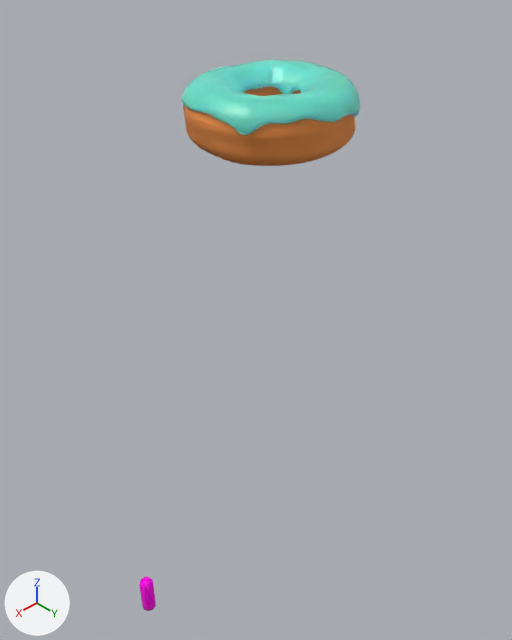
One commit to the Blender file donut project/New_Donut.blend: the scene before it, then after it.
Before and after are seen from a 50 mm camera at (0.418, 0.414, 0.208) aimed at (0.157, 0.146, -0.039). The axes (+X, +Y, +Z) are drawn at lower left. The lights are the same throughout.

The first picture shows 'Iceing', 'dounut', 'sprinkle'.
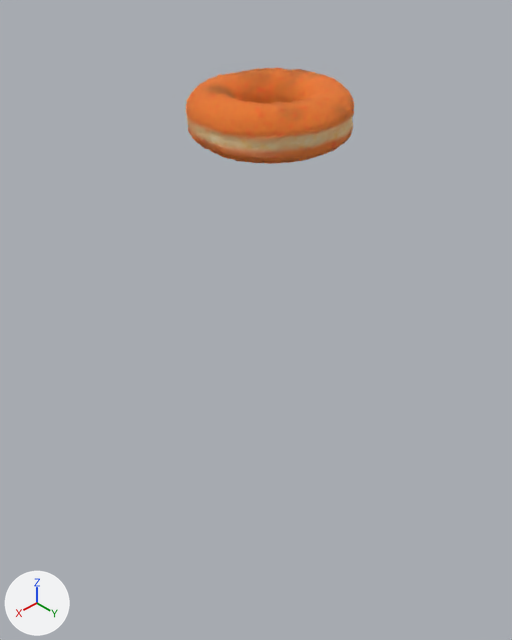
What changed in the scene script:
```text
Add img_donut_texture:
    img_donut_texture = load_image('donut texture', 'donut texture.png', 2024, 1024, 'sRGB')
Change mat_material_003:
    remove # nodes: BsdfPrincipled, OutputMaterial
    remove # colours: orange #e78c42
    nodes: BsdfPrincipled, Displacement, Mix x3, OutputMaterial, TexCoord, TexImage, TexNoise x2, ValToRGB
    colours: black #000000, white #ffffff, brown #94562e, orange #e79767
    uses the picture img_donut_texture
Change ob_iceing:
    add ob_iceing.hide_set(True)
Remove ob_sprinkle:
    ob_sprinkle = bpy.data.objects.new('sprinkle', me_sphere)
    ob_sprinkle.location = (0.3423, 0.2857, 0.0)
    ob_sprinkle.scale = (0.234, 0.234, 0.234)
```

Where the change shows, as pixel boxes [x1, y1, x2, y2] in the pictures (512 x 640 px):
'dounut', surface changed: [183, 68, 355, 166] in both
'Iceing', hidden (cyan): before [182, 60, 360, 135]
'sprinkle', deleted: before [139, 577, 156, 611]
